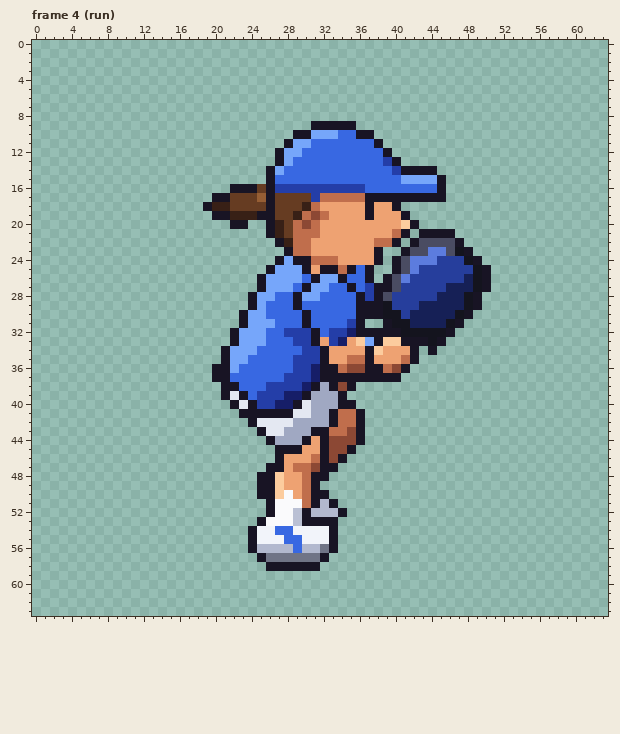
Two versions of one pixel-art file, art/sprites/hd/player_hd_female.aseprite. Above, as it was before the edit.
64x64 pixels, 11 frames. Colours within 5 levels of each other are drawn and written as one. Shown: frame 4 (run). The commit also changed other frames, which this record leaves out.
And afterwards:
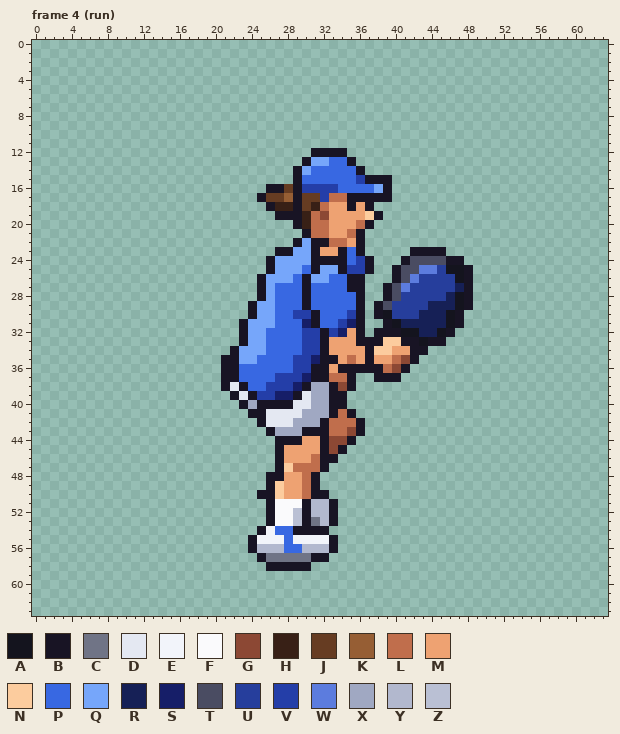
Palette (. is transparent): A #14141e  B #181424  C #707486  D #e4e8f2  E #f2f4fa  F #fafafc  G #8c4834  H #382016  J #663c22  K #965e34  L #c06e4c  M #eea272  N #fccc9e  P #3868e2  Q #76a6fa  R #162056  S #161e68  T #4a4c62  U #263e9c  V #243ea8  W #5c7cde  X #a0a8c2  Y #b2b8ce  Z #bac0d4
Changes in this commit:
--- frame 4 (run)
@@ x 17..52 @@
  8 ....................................
- 9 ..............BBBBB.................
-10 ............BBQQQPPBB...............
-11 ...........BQQPPPPPPPB..............
-12 ..........BQQPPPPPPPPPB.............
-13 ..........BQPPPPPPPPPPVB............
-14 .........BQPPPPPPPPPPPPVBBBB........
-15 .........BPPPPPPPPPPPPPPQQQQB.......
-16 .....BBBJBVVVVVVVVVVPPPPPPPPB.......
-17 ...BBJJJKBJJJJVLLLLLBBBBBBBBB.......
-18 ..BHHJJJJBJJJHLMMMMMBMMB............
-19 ...BBHHHBBJJHLGLMMMMBMMMB...........
-20 .....BB..BHJLGLMMMMMMMMMNB..........
-21 .........BHJLLLMMMMMMMMLB.BBBB......
-22 ..........BHLLMMMMMMMLLB.BTTTTB.....
-23 ...........BLLMMMMMMMB..BTTWWTAB....
-24 ..........BQBBLLLMMMMB.BTWWWUUUAB...
-25 .........BQQQBMBBLBPB..BTWUUUUUUAB..
-26 ........BQQQQPBQQBPPB.BTWUUUUUURAB..
-27 ........BQQQPBQQPPBPVBBTUUUUURRRAB..
-28 .......BQQPPBQQPPPPBVBTUUUUURRRAB...
-29 .......BQPPPBPPPPPPBBBAUUURRRRRAB...
-30 ......BQQPPPPBPPPPPBBBAAURRRRRAB....
-31 ......BQQQPPPBPPPPVB..BAARRRRAB.....
-32 .....BQQQPPVVVBPVVSBBBBBAAAAAB......
-33 .....BQQQPPPVVBMVSMNQBNNBBBAB.......
-34 ....BQQQPPPPPVVBMMMMBNMMMB.B........
-35 ....BQQPPPPPVVVBMMLLBMMMLB..........
-36 ...BBQPPPPPPVVSBBLGGBBLGB...........
-37 ...BBPPPPPPVVVSBBBBBBBBB............
-38 ....BBPPPVVVVSBXBGB.................
-39 ....BDBPVVVSSBXXXB..................
-40 .....BDBVVSSBDXXXBB.................
-41 ......BBBBBBDDXXBLLB................
-42 .......BDDDDXXXXBLLB................
-43 ........BDDXXXBBLLGB................
-44 .........BXXXBMBGGGB................
-45 ..........BBBMMBGGB.................
-46 ..........BMMMLBGB..................
-47 .........BBMLLGBB...................
-48 ........BBNMMLBB....................
-49 ........BBNMMLB.....................
-50 ........BBNFMLBB....................
-51 .........BFFFLBYB...................
-52 .........BFFZBYYYB..................
-53 ........BFFFZBBBB...................
-54 .......BEEPPEEEEB...................
-55 .......BEEEPPEEEB...................
-56 .......BYYYYPYYCB...................
-57 ........BCCCCCCB....................
-58 .........BBBBBB.....................
+ 9 ....................................
+10 ....................................
+11 ....................................
+12 ..............BBBB..................
+13 .............BQQPPB.................
+14 ............BQPPPPPB................
+15 ............BPPPPPPVBBB.............
+16 .........BBJBVVVVPPPPQB.............
+17 ........BJJKBJJVLLBBBBB.............
+18 .........BHHBJHLMMBMB...............
+19 ..........BBBHLGMMMMNB..............
+20 ............BHLLMMMLB...............
+21 .............BLLMMLB................
+22 ............BQBBLLMB................
+23 ..........BBQQBMMBPB.....BBBB.......
+24 .........BQQQQBBBBPVB...BTTTTBB.....
+25 .........BQQQPBQQBVVB..BTTWWUAAB....
+26 ........BQQQPBQQPPBB...BTWUUUUAB....
+27 ........BQPPPBPPPPBB..BTWUUUUURB....
+28 ........BQPPPBPPPPPB..BTUUUUURAB....
+29 .......BQQPPPBPPPPPB.BTUUUURRRAB....
+30 .......BQQPPVVBPPPVB.BAUUURRRAB.....
+31 ......BQQQPPPSBPPVSB..BARRRRRAB.....
+32 ......BQQPPPPVVBVSMB.BBBAARRAB......
+33 ......BQQPPPPVVBMMMBBBNNBBABB.......
+34 .....BQQQPPPPVVBMMMMBNNMMBB.........
+35 ....BBQQPPPPVVSBBMLMBMMLGB..........
+36 ....BBPPPPPPVVBBMBBBBBLGB...........
+37 ....BBPPPPVVVSBBLLB..BBB............
+38 ....BDBPPVVVSBXXBGB.................
+39 .....BDBVVSSBDXXBB..................
+40 ......BXBBBBDDXXBB..................
+41 .......BBDDDDXXXBLB.................
+42 ........BDDDXXXBLLLB................
+43 .........BXXXBBBLLGB................
+44 ..........BBBMMBGGB.................
+45 ..........BMMMMBGB..................
+46 ..........BMMMLBB...................
+47 ..........BNLLLB....................
+48 .........BBMMLB.....................
+49 .........BNMMLB.....................
+50 ........BBNMMLBB....................
+51 .........BFFFBYYB...................
+52 .........BFFZBYYB...................
+53 .........BFFZBCYB...................
+54 ........BEPPBBBB....................
+55 .......BEEEPEEEEB...................
+56 .......BYYYPPYYYB...................
+57 ........BCCCCCBB....................
+58 .........BBBBB......................
 59 ....................................
Pixel boxes of the changes (left, top, right, bottom) in both pictures:
changed: (203, 121, 491, 571)
